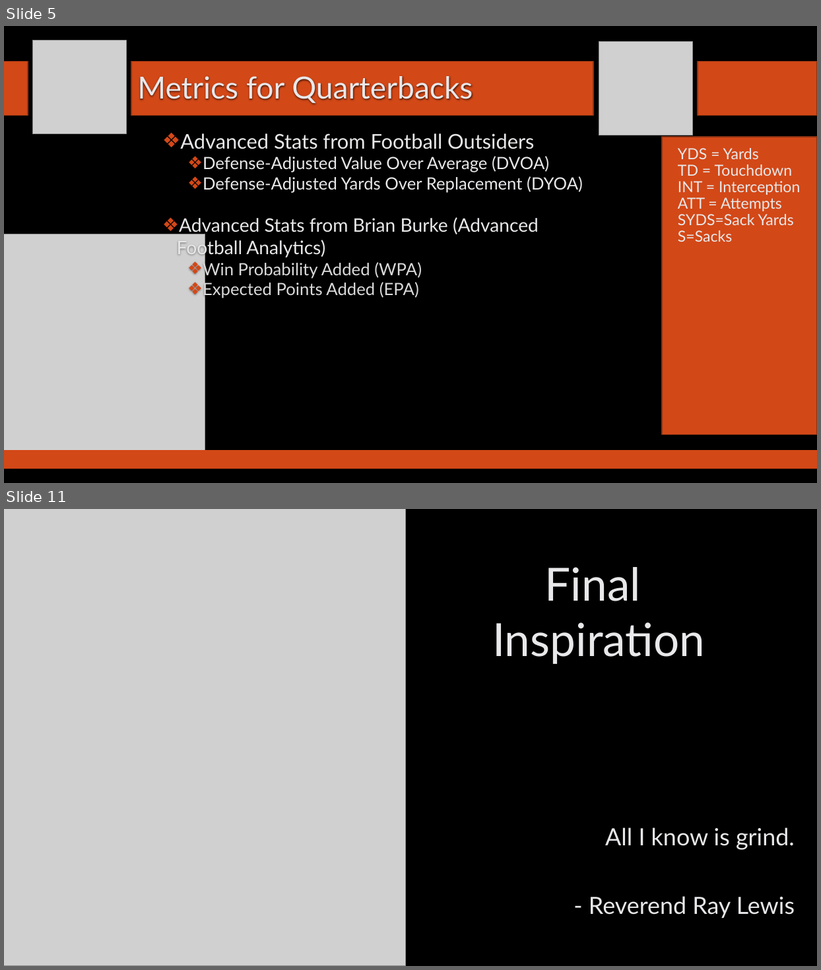
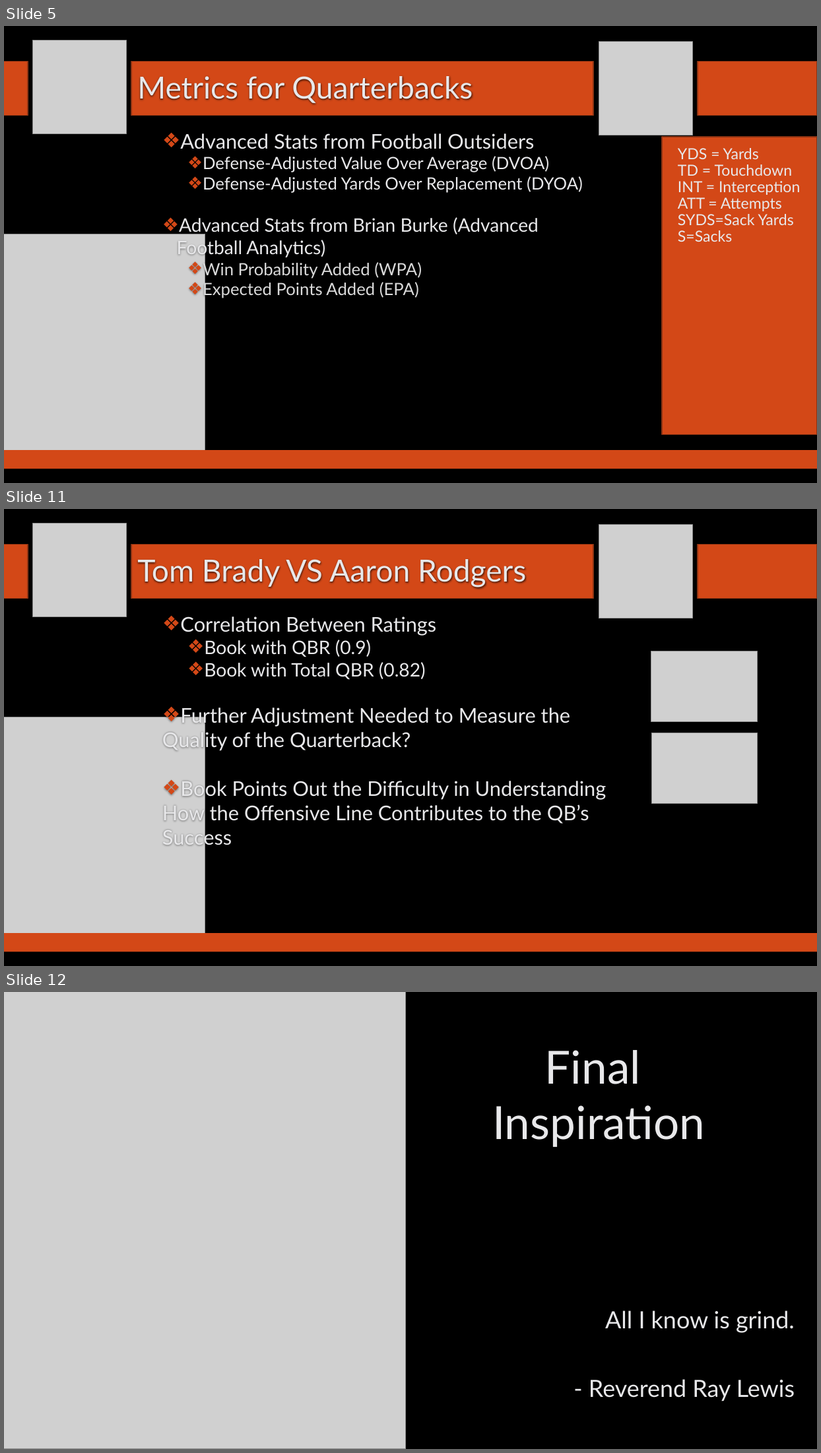
Before and after one commit to SuperMarioGiacomazzo/STOR538_WEBSITE, a slide deck: Slides/Football 2/Footballl_2_Lecture.pptx. Shown one above the other, each under a label of ours: slides 5 and 11 before the commit, slides 5, 11 and 12 after it; the slides between them are not shown. The pictures are 821x970 and 821x1453 pixels, drawn with LibreOffice and Linux fonts; fonts in the diff are those of the drawing; grey boxes stand for pictures; background and template pictures are left out. Boxes give left, top, right and bottom in pixels: in the first picture for what was removed or moved away, otherwise in the second. Text is boxed around its words. In the diff, an @@ line names an element or a change of style, - is before the commit and + after.

```diff
--- a/Slides/Football 2/Footballl_2_Lecture.pptx
+++ b/Slides/Football 2/Footballl_2_Lecture.pptx
@@ slide 11 added at bbox=[4, 509, 817, 966], background picture (left out) @@
@@ picture added at bbox=[32, 523, 127, 617] @@
@@ picture added at bbox=[599, 524, 692, 618] @@
@@ rectangle added at bbox=[4, 545, 28, 599], fill #D34817, outline #8B3314 1.25 pt @@
@@ rectangle added at bbox=[131, 545, 594, 599], fill #D34817, outline #8B3314 1.25 pt @@
@@ rectangle added at bbox=[698, 545, 817, 599], fill #D34817, outline #8B3314 1.25 pt @@
@@ title added at bbox=[137, 559, 526, 588], 36 pt, text #E8E8EA @@
+Tom Brady VS Aaron Rodgers
@@ text added at bbox=[162, 617, 607, 849], 24 pt, text #E8E8EA @@
+❖ Correlation Between Ratings
+  ❖ Book with QBR (0.9)
+  ❖ Book with Total QBR (0.82)
+❖ Further Adjustment Needed to Measure the Quality of the Quarterback?
+❖ Book Points Out the Difficulty in Understanding How the Offensive Line Contributes to the QB’s Success
@@ picture added at bbox=[652, 651, 758, 722] @@
@@ picture added at bbox=[4, 717, 205, 934] @@
@@ picture added at bbox=[652, 733, 758, 803] @@
@@ rectangle added at bbox=[4, 933, 817, 953], fill #D34817 @@
@@ what was slide 11 is now slide 12 @@
```
Also in this commit, not shown: 5 slides changed, 3 other files.
